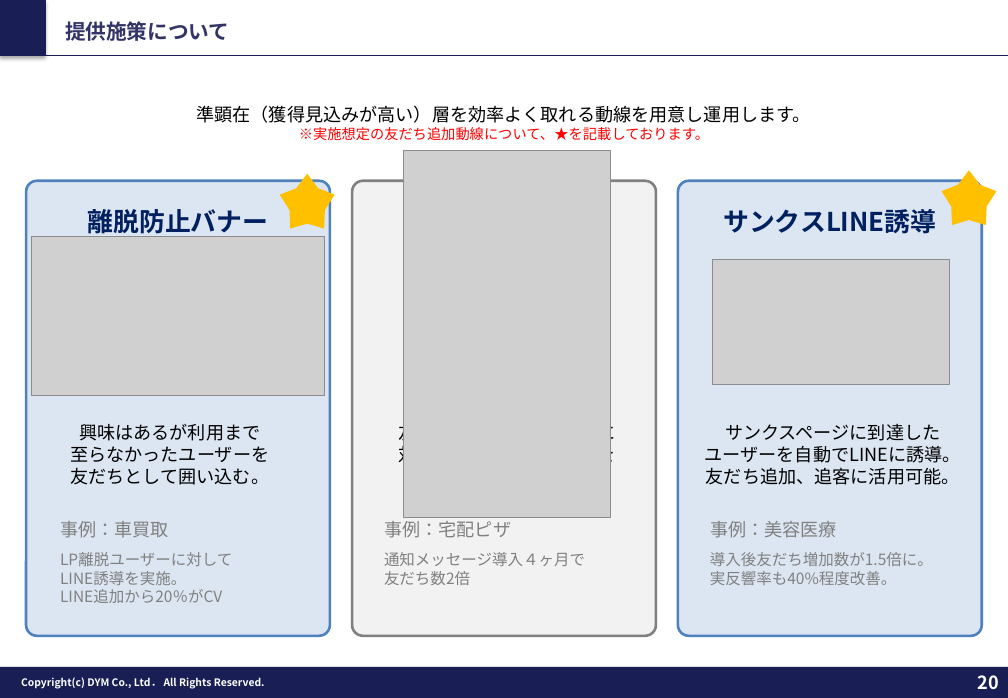
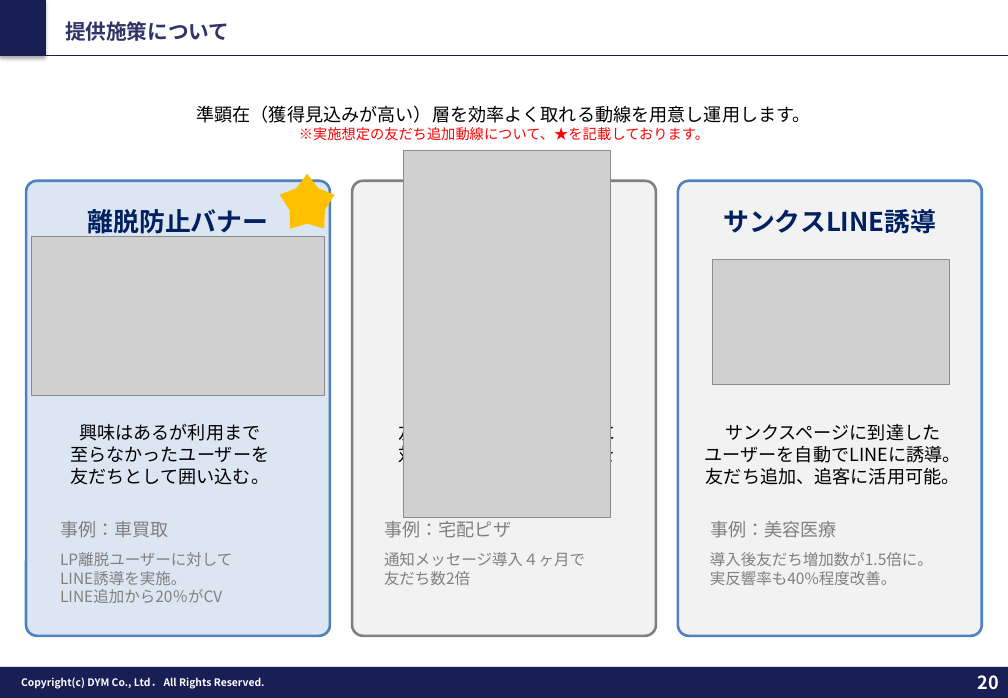
Before and after one commit to tonomura-r-dev/folder, a slide deck: slide 20 of 202610_株式会社あらうち御中_LINE公式アカウント運用のご提案_v9.pptx. Drawn at 1008x698 pixels with LibreOffice and Linux fonts; fonts in the diff are those of the drawing; grey boxes stand for pictures; background and template pictures are left out. Boxes give left, top, right and bottom in pixels: in the first picture for what was removed or moved away, otherwise in the second. Text is boxed around its words. In the diff, an @@ line names an element or a change of style, - is before the commit and + after.

```diff
--- a/202610_株式会社あらうち御中_LINE公式アカウント運用のご提案_v9.pptx
+++ b/202610_株式会社あらうち御中_LINE公式アカウント運用のご提案_v9.pptx
@@ star removed at (x1=942, y1=170, x2=997, y2=225) @@
@@ rounded rectangle at (x1=679, y1=181, x2=983, y2=636): fill #DCE6F2 to #F2F2F2 @@
```
Also in this commit, not shown: 3 other slides changed, 2 other files.
